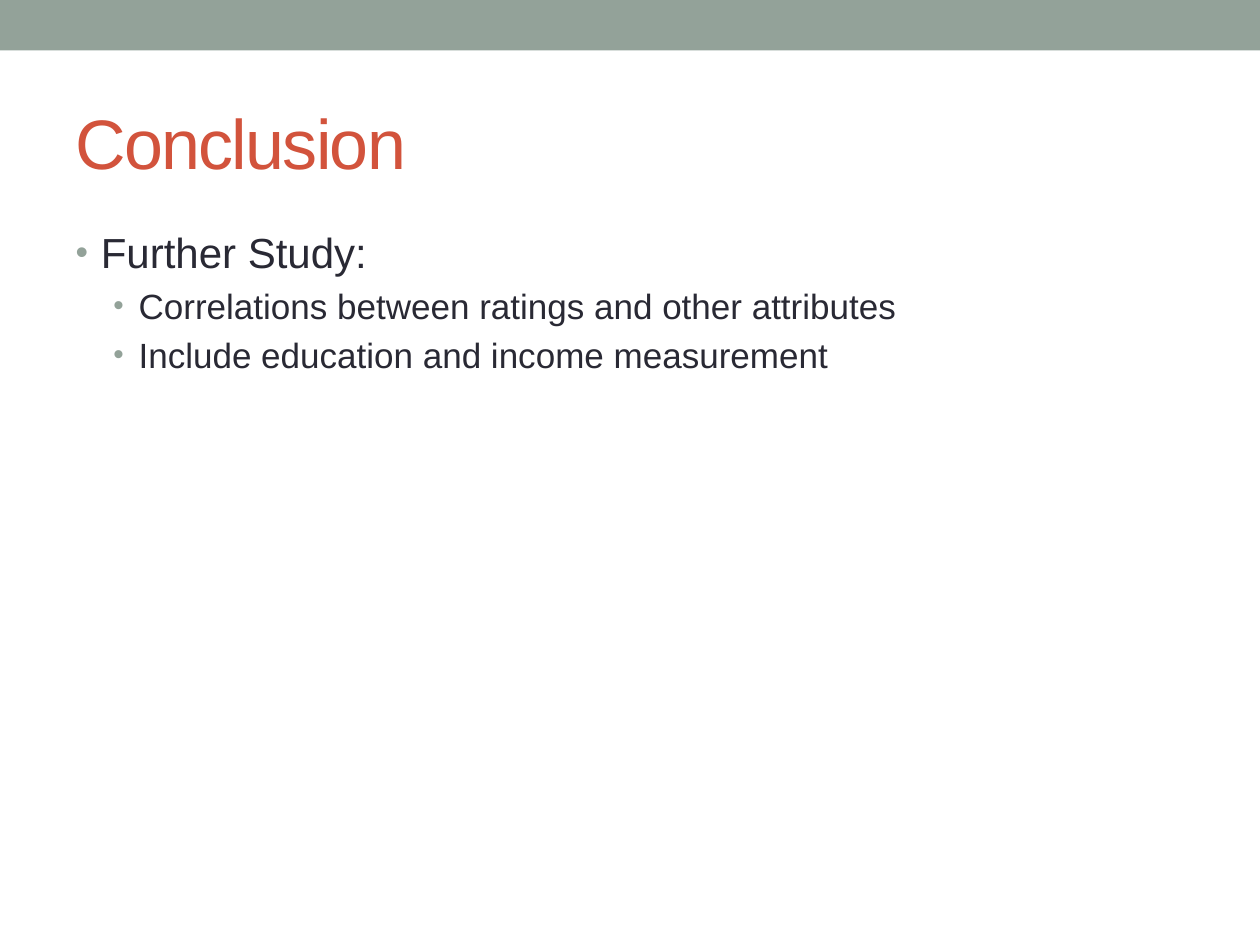
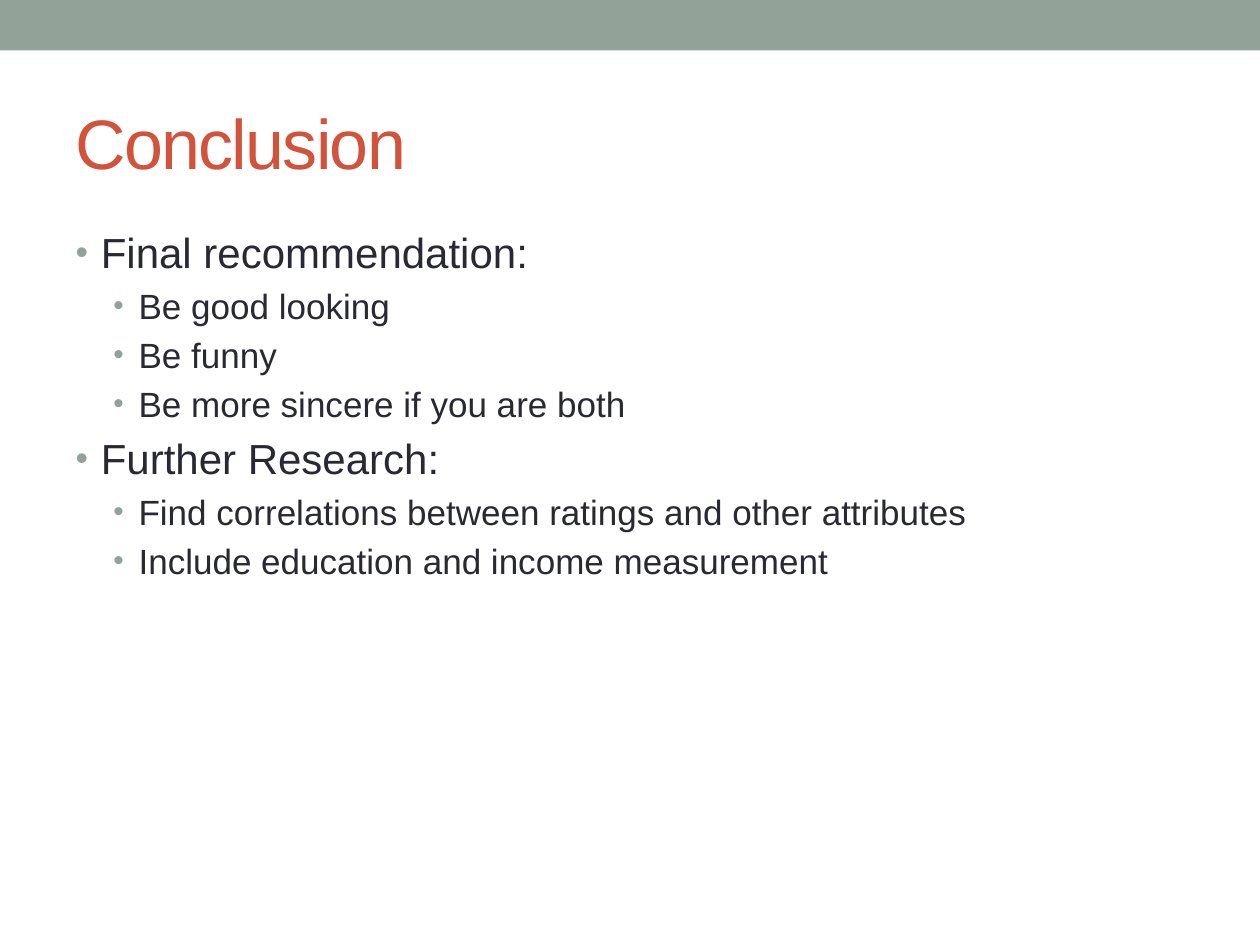
Before and after one commit to jonathanbae/4559Project1, a slide deck: slide 8 of baej.lih.project-1 Presentation.pptx (slide 12 before the commit). Drawn at 1260x945 pixels with LibreOffice and Linux fonts; fonts in the diff are those of the drawing. Boxes give left, top, right and bottom in pixels: in the first picture for what was removed or moved away, otherwise in the second. Text is boxed around its words. In the diff, an @@ line names an element or a change of style, - is before the commit and + after.

```diff
--- a/baej.lih.project-1 Presentation.pptx
+++ b/baej.lih.project-1 Presentation.pptx
@@ text at (101,237,966,531): text changed @@
-• Further Study:
-  • Correlations between ratings and other attributes
+• Final recommendation:
+  • Be good looking
+  • Be funny
+  • Be more sincere if you are both
+• Further Research:
+  • Find correlations between ratings and other attributes
```
Also in this commit, not shown: 3 other slides changed, 3 slides added, 7 slides removed, 1 other file.
